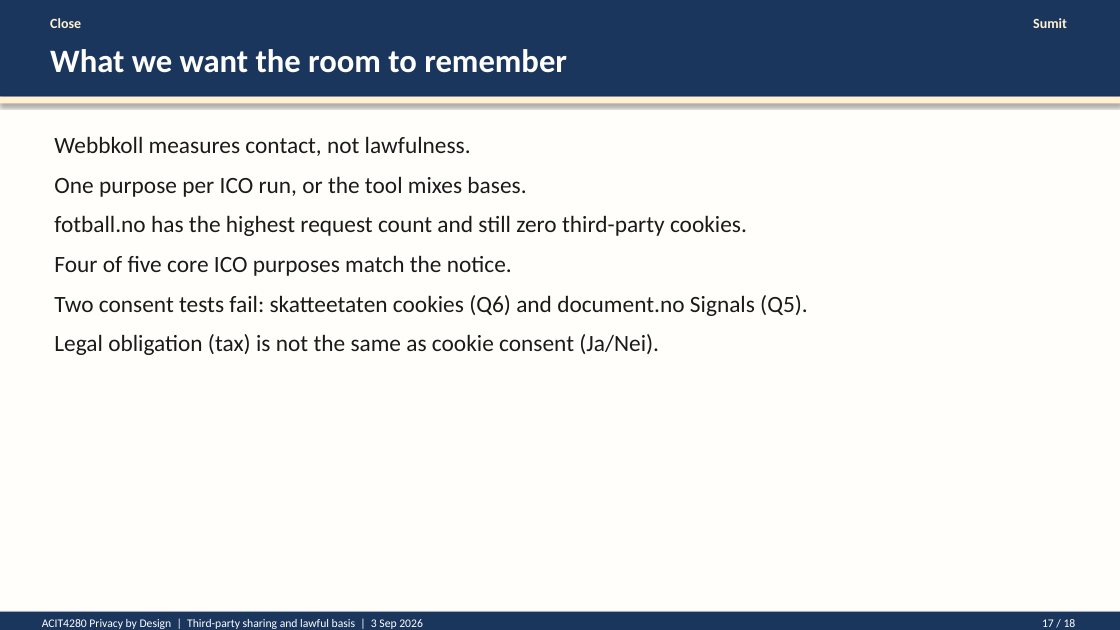
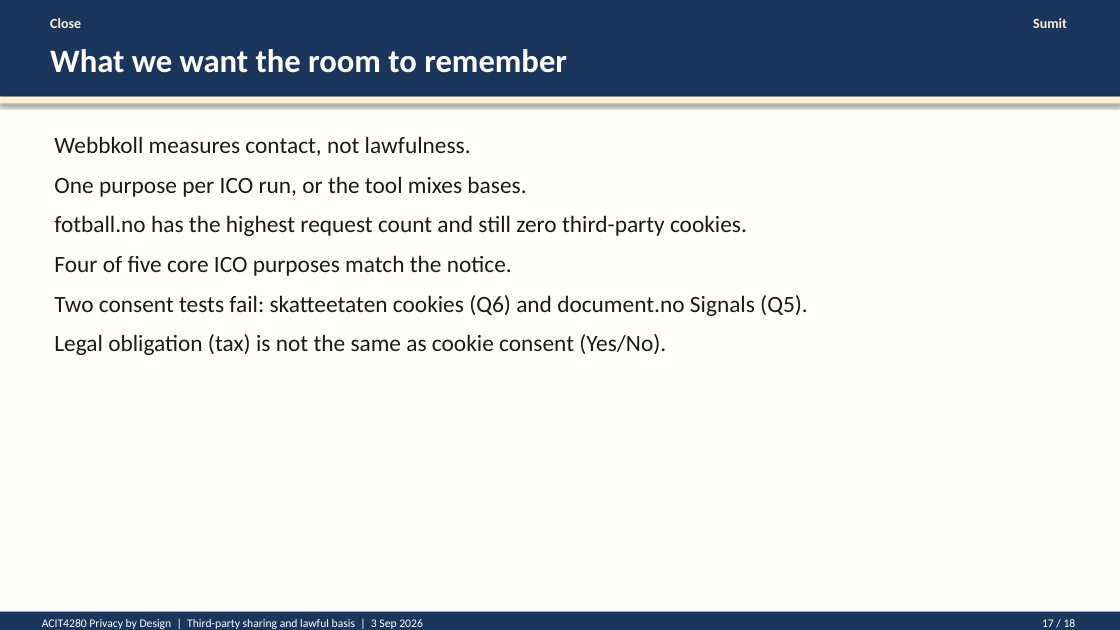
Before and after one commit to kasa031/Bacheloroppgave, a slide deck: slide 17 of ACIT4280_1A_presentation.pptx. Drawn at 1120x630 pixels with LibreOffice and Linux fonts; fonts in the diff are those of the drawing. Boxes give left, top, right and bottom in pixels: in the first picture for what was removed or moved away, otherwise in the second. Text is boxed around its words. In the diff, an @@ line names an element or a change of style, - is before the commit and + after.

```diff
--- a/ACIT4280_1A_presentation.pptx
+++ b/ACIT4280_1A_presentation.pptx
@@ text at [54,334,666,355]: text changed @@
-Legal obligation (tax) is not the same as cookie consent (Ja/Nei).
+Legal obligation (tax) is not the same as cookie consent (Yes/No).
```
Also in this commit, not shown: 3 other slides changed, 9 other files.
